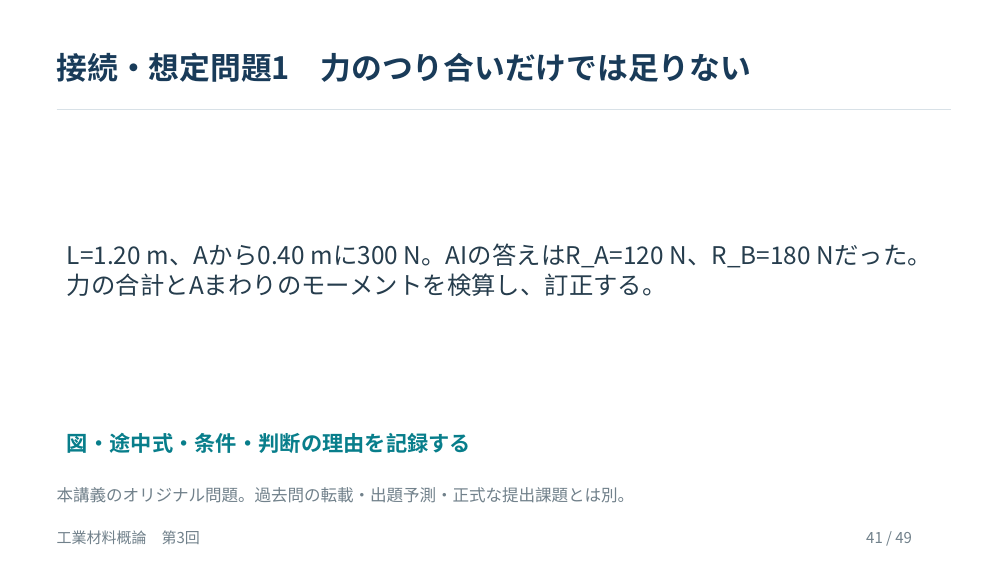
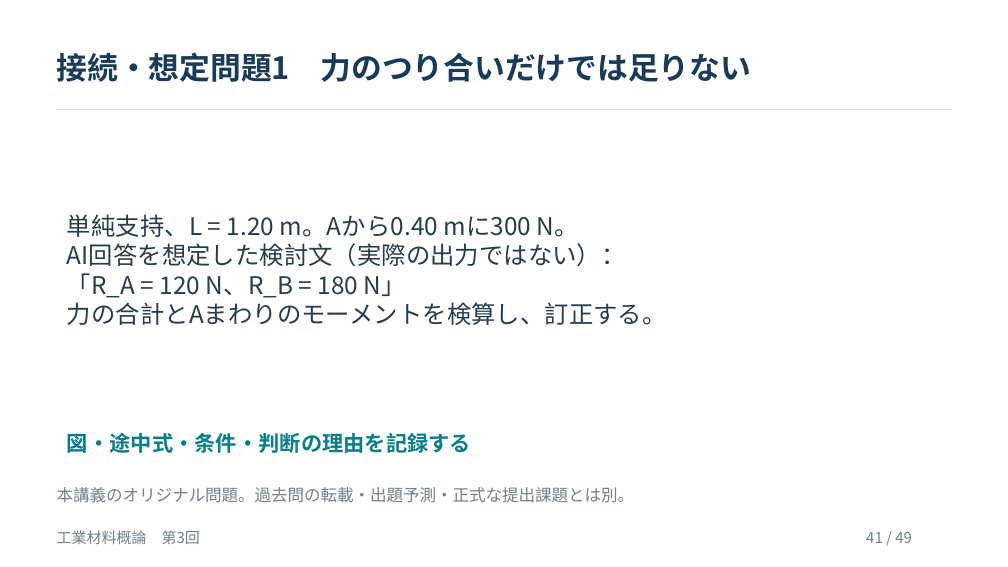
Before and after one commit to zooc-14calbp/industrial-materials-course, a slide deck: slide 41 of 学生用/第03回/03_授業スライド.pptx. Drawn at 1008x567 pixels with LibreOffice and Linux fonts; fonts in the diff are those of the drawing. Boxes give left, top, right and bottom in pixels: in the first picture for what was removed or moved away, otherwise in the second. Text is boxed around its words. In the diff, an @@ line names an element or a change of style, - is before the commit and + after.

```diff
--- a/学生用/第03回/03_授業スライド.pptx
+++ b/学生用/第03回/03_授業スライド.pptx
@@ text at [67, 214, 667, 325]: text changed @@
-L=1.20 m、Aから0.40 mに300 N。AIの答えはR_A=120 N、R_B=180 Nだった。力の合計とAまわりのモーメントを検算し、訂正する。
+単純支持、L = 1.20 m。Aから0.40 mに300 N。
+AI回答を想定した検討文（実際の出力ではない）：
+「R_A = 120 N、R_B = 180 N」
+力の合計とAまわりのモーメントを検算し、訂正する。
```
Also in this commit, not shown: 11 other slides changed, 8 other files.
